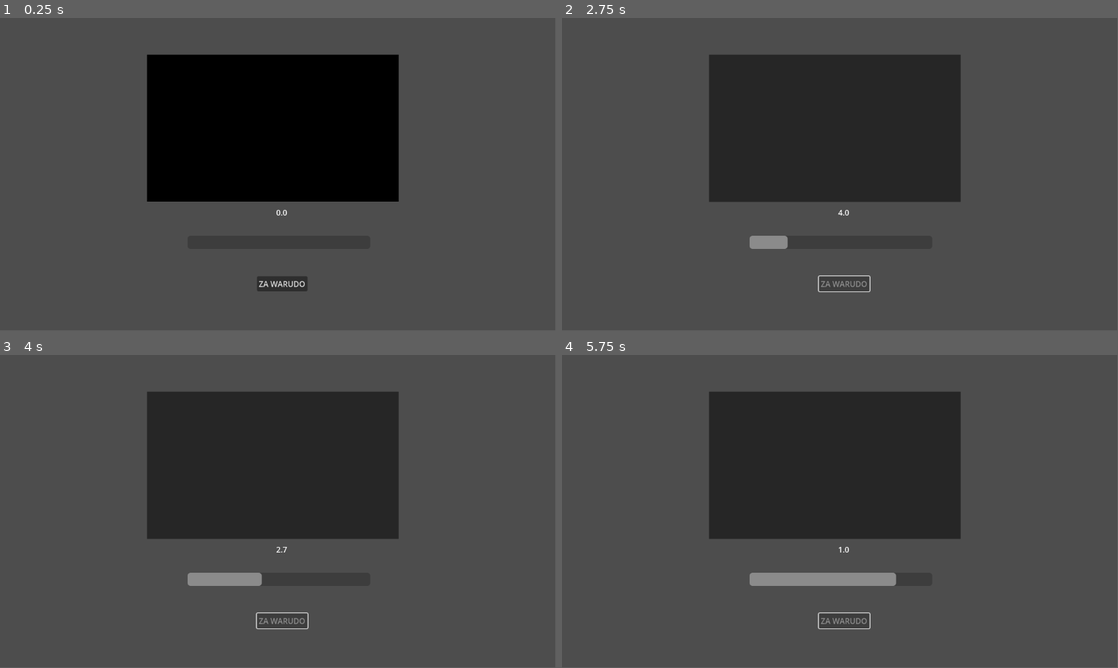
Above: before the commit, frames 1-4 (two rows, left to right).
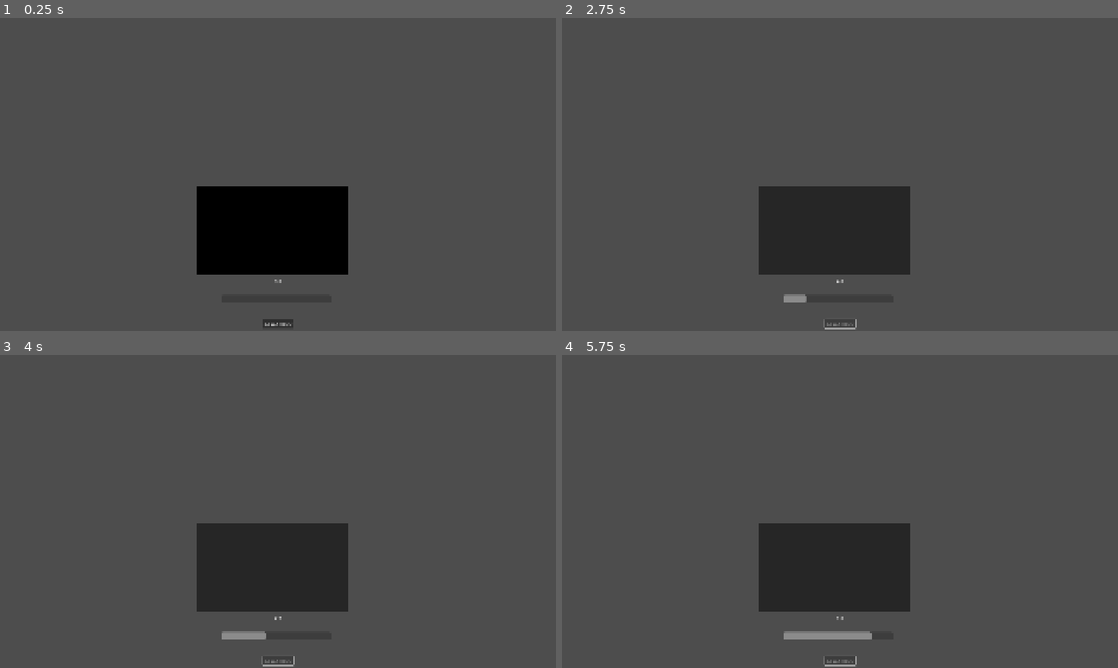
Above: after the commit, the same moments.

Repository: LucaFhorus/za_warudo_button
Game: Godot game, scene res://scenes/game.tscn
Same seed, same stepped clock (60 frames per second), same inputs: the game is played once before the commit and once after it. Video files are missing from this copy of the repository; at most half a second of black plays in their place. Sound files missing from this copy of the repository are replaced by a short silence.
Inputs:
- Up to frame 1 (0.25 s): no input
- Up to frame 2 (2.75 s): click "ZA WARUDO" at 0.5 s; tap Enter at 1.25 s; tap Space at 2 s
- Up to frame 3 (4 s): tap Enter at 3.5 s
- Up to frame 4 (5.75 s): tap Space at 4.25 s; tap Enter at 5 s
The window is 799x449 before the commit and 800x450 after it. Grey fills any space a smaller window leaves; there, only what the larger window draws over its background counts as a difference.

The runs differ from the first frame. In frame 1, 27% of the frame differs, in the area x 26-72%, y 11-99%; in frame 2, 26%; in frame 3, 26%; in frame 4, 27%.

Commit message:
update script

Diff:
--- a/project.godot
+++ b/project.godot
@@ -19,6 +19,14 @@
 
 Bus="*res://scripts/bus.gd"
 
+[display]
+
+window/size/viewport_width=1920
+window/size/viewport_height=1080
+window/size/mode=4
+window/stretch/mode="canvas_items"
+window/stretch/aspect="expand"
+
 [rendering]
 
 renderer/rendering_method="gl_compatibility"
--- a/scenes/game.tscn
+++ b/scenes/game.tscn
@@ -26,57 +26,63 @@
 
 [node name="Game" type="Control"]
 layout_mode = 3
-anchors_preset = 0
+anchors_preset = 15
+anchor_right = 1.0
+anchor_bottom = 1.0
+grow_horizontal = 2
+grow_vertical = 2
 script = ExtResource("1_uwrxv")
 
-[node name="Button" type="Button" parent="."]
+[node name="VBoxContainer" type="VBoxContainer" parent="."]
 layout_mode = 1
-anchors_preset = 8
+anchors_preset = 7
 anchor_left = 0.5
-anchor_top = 0.5
+anchor_top = 1.0
 anchor_right = 0.5
-anchor_bottom = 0.5
-offset_left = 533.0
-offset_top = 536.0
-offset_right = 638.0
-offset_bottom = 567.0
+anchor_bottom = 1.0
+offset_left = -52.5
+offset_top = -40.0
+offset_right = 52.5
 grow_horizontal = 2
-grow_vertical = 2
-size_flags_horizontal = 0
-size_flags_vertical = 0
+grow_vertical = 0
+
+[node name="Button" type="Button" parent="VBoxContainer"]
+layout_mode = 2
+size_flags_horizontal = 4
+size_flags_vertical = 8
 text = "ZA WARUDO"
 script = ExtResource("2_yqjtg")
 power_type = "za_warudo"
 
-[node name="AudioStreamPlayer" type="AudioStreamPlayer" parent="Button"]
+[node name="AudioStreamPlayer" type="AudioStreamPlayer" parent="VBoxContainer/Button"]
 stream = ExtResource("3_lnu2h")
 volume_db = -10.0
 
-[node name="AudioStreamPlayer2" type="AudioStreamPlayer" parent="Button"]
+[node name="AudioStreamPlayer2" type="AudioStreamPlayer" parent="VBoxContainer/Button"]
 stream = ExtResource("4_lbhrr")
 
-[node name="Label" type="Label" parent="Button"]
+[node name="Label" type="Label" parent="VBoxContainer/Button"]
 layout_mode = 0
 offset_left = -37.0
 offset_top = -276.0
 offset_right = 138.0
 offset_bottom = -253.0
 
-[node name="Timer" type="Timer" parent="Button"]
+[node name="Timer" type="Timer" parent="VBoxContainer/Button"]
 
-[node name="Label2" type="Label" parent="Button"]
+[node name="Label2" type="Label" parent="VBoxContainer/Button"]
 layout_mode = 0
 offset_left = 40.0
 offset_top = -144.0
 offset_right = 80.0
 offset_bottom = -121.0
 
-[node name="Timer2" type="Timer" parent="Button"]
+[node name="Timer2" type="Timer" parent="VBoxContainer/Button"]
 
-[node name="AudioStreamPlayer3" type="AudioStreamPlayer" parent="Button"]
+[node name="AudioStreamPlayer3" type="AudioStreamPlayer" parent="VBoxContainer/Button"]
 stream = SubResource("AudioStreamRandomizer_trtic")
 
-[node name="ProgressBar" type="ProgressBar" parent="Button"]
+[node name="ProgressBar" type="ProgressBar" parent="VBoxContainer/Button"]
 layout_mode = 0
 offset_left = -144.0
 offset_top = -84.0
@@ -85,7 +91,7 @@
 max_value = 5.0
 show_percentage = false
 
-[node name="VideoStreamPlayer" type="VideoStreamPlayer" parent="Button"]
+[node name="VideoStreamPlayer" type="VideoStreamPlayer" parent="VBoxContainer/Button"]
 layout_mode = 0
 offset_left = -228.0
 offset_top = -460.0
@@ -96,7 +102,7 @@
 expand = true
 loop = true
 
-[node name="ColorRect" type="ColorRect" parent="Button/VideoStreamPlayer"]
+[node name="ColorRect" type="ColorRect" parent="VBoxContainer/Button/VideoStreamPlayer"]
 visible = false
 layout_mode = 0
 offset_right = 522.0
--- a/scripts/game_master.gd
+++ b/scripts/game_master.gd
@@ -1,7 +1,7 @@
 extends Control
 
 func _ready() -> void:
-	var button := $Button
+	var button := $VBoxContainer/Button
 	button.power_emitted.connect(_on_power_emitted)
 
 func _on_power_emitted(power_type : String):
Not shown, changed: export_presets.cfg
